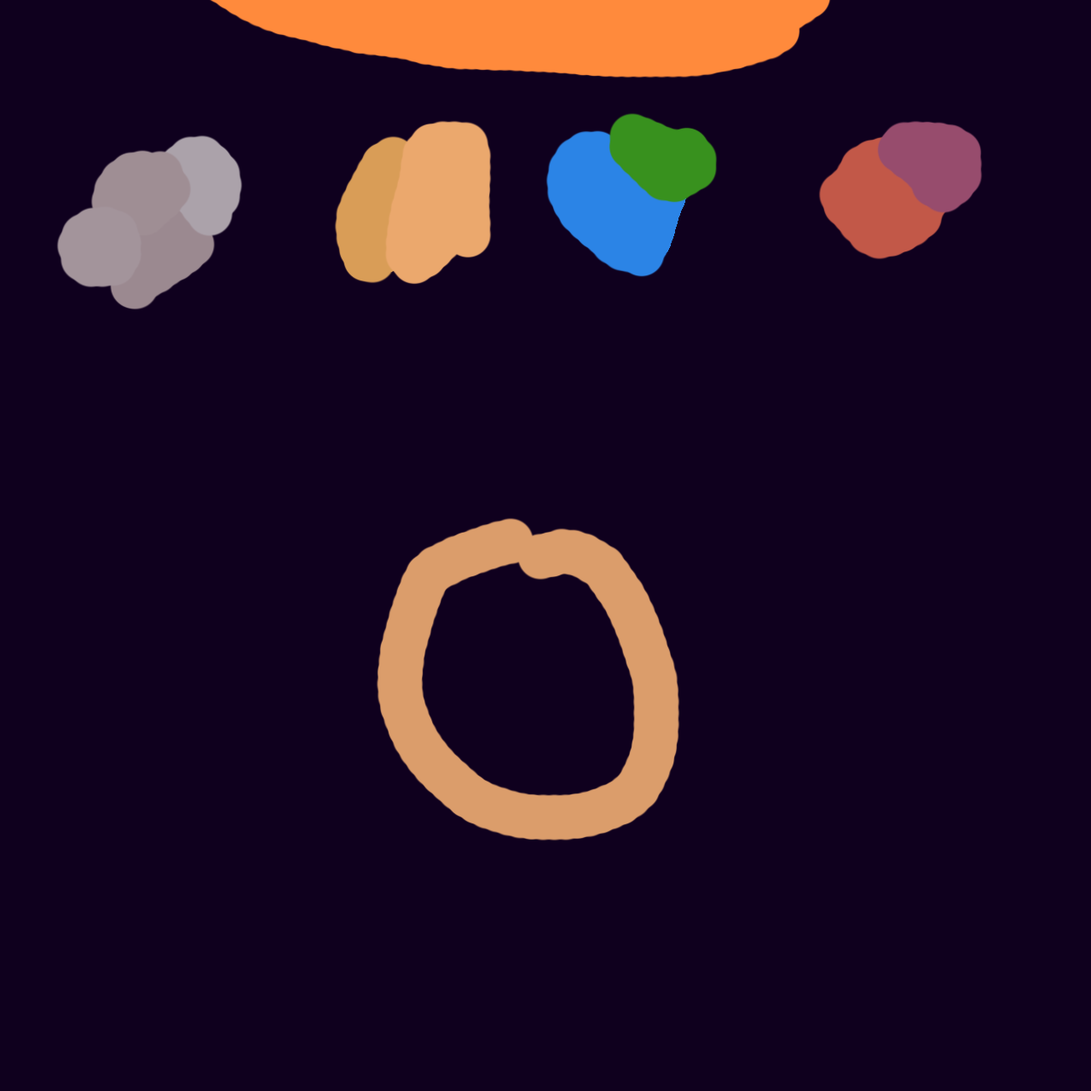
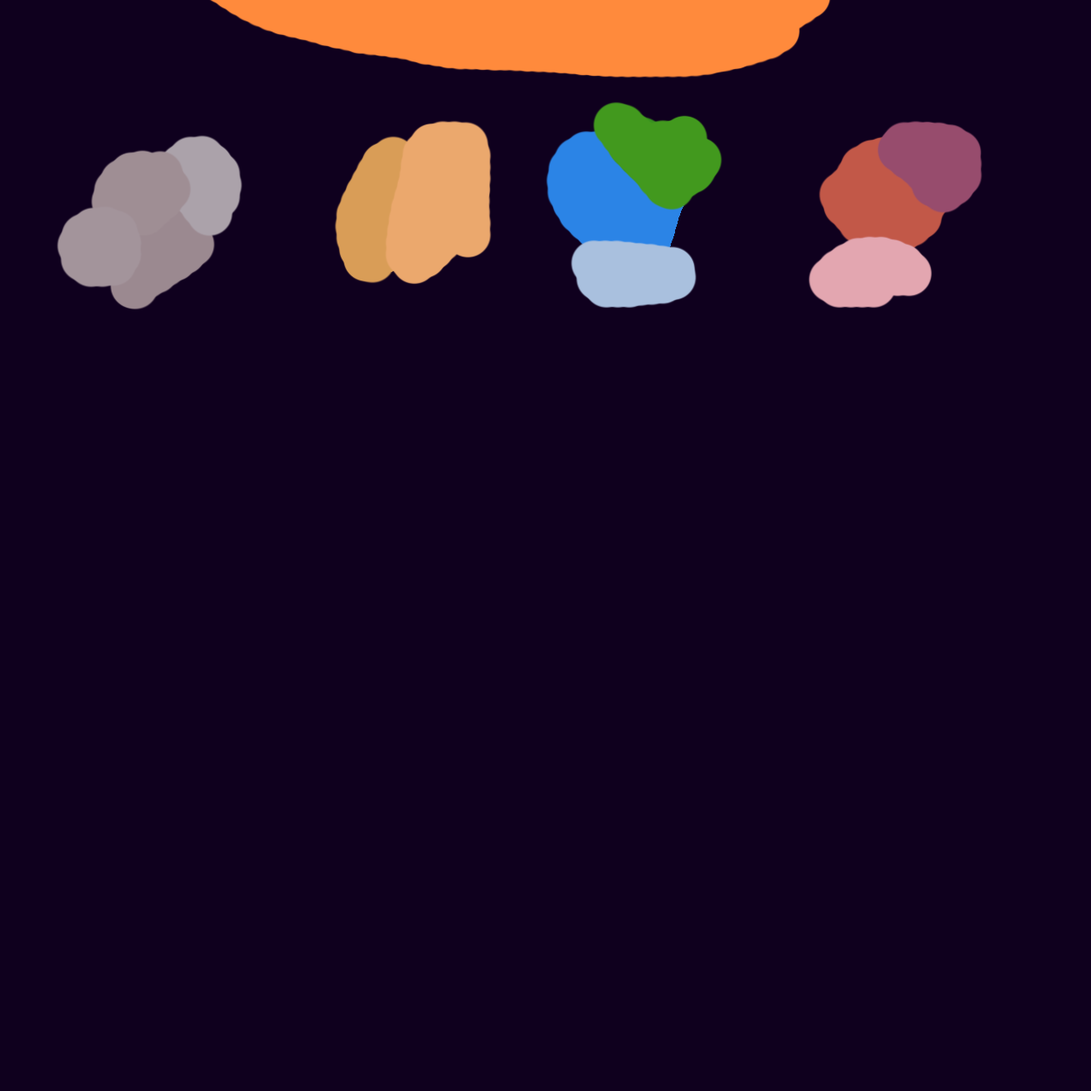
Before/after of a 1091x1091 layered artwork. What changed in the layer stack:
painted on "Background" over [376, 101, 933, 842]
